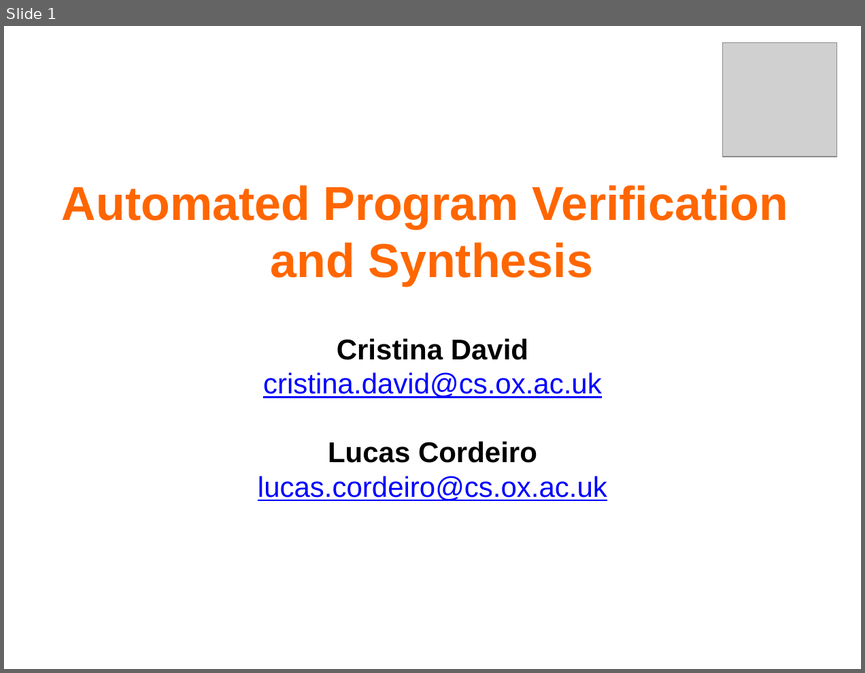
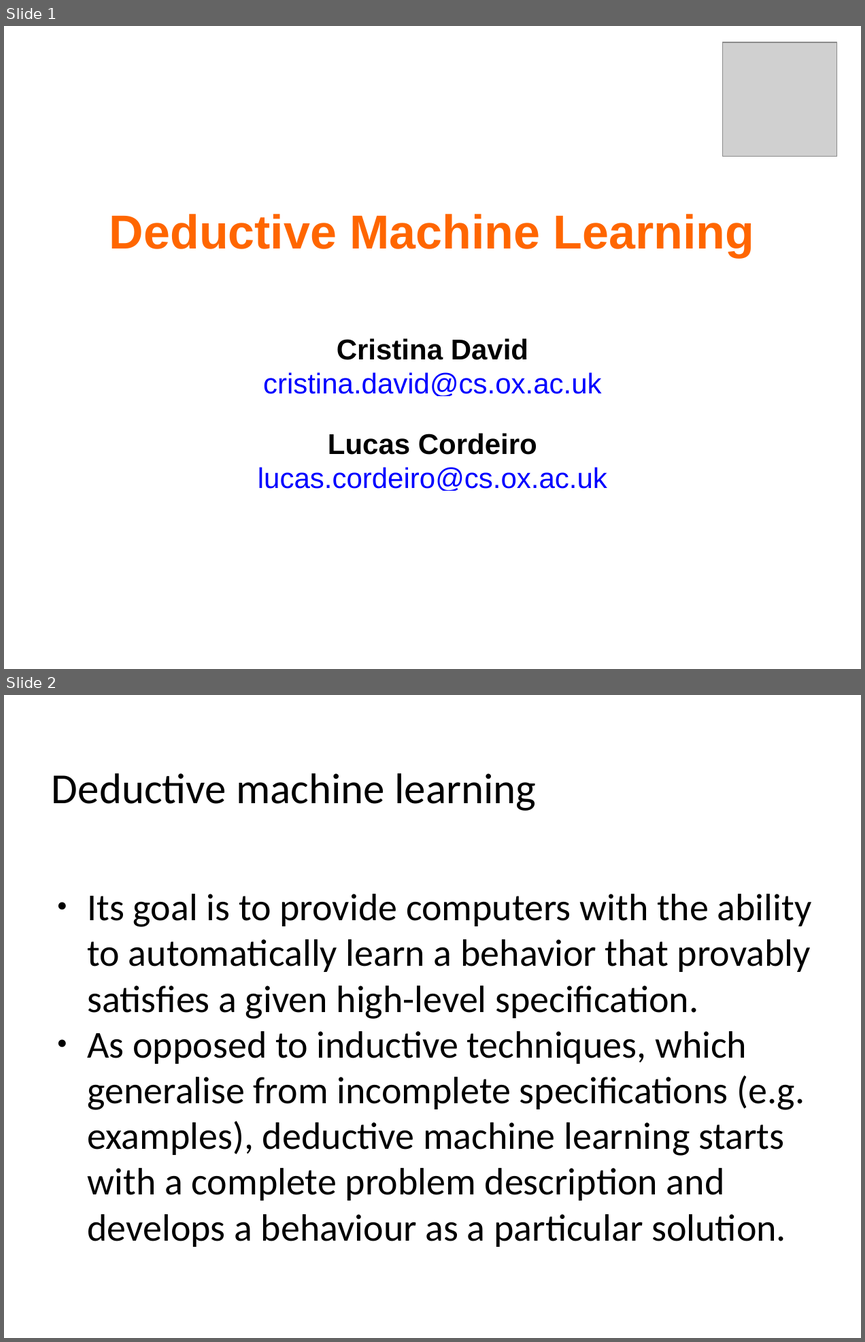
Before and after one commit to polgreen/control2, a slide deck: slides/project_taster_session.pptx. Shown one above the other, each under a label of ours: slide 1 before the commit, slides 1 and 2 after it. The pictures are 865x673 and 865x1342 pixels, drawn with LibreOffice and Linux fonts; fonts in the diff are those of the drawing; grey boxes stand for pictures. Boxes give left, top, right and bottom in pixels: in the first picture for what was removed or moved away, otherwise in the second. Text is boxed around its words. In the diff, an @@ line names an element or a change of style, - is before the commit and + after.

```diff
--- a/slides/project_taster_session.pptx
+++ b/slides/project_taster_session.pptx
@@ slide 2 added at (4, 695, 861, 1338), background #FFFFFF @@
@@ text added at (52, 773, 536, 811), 36 pt, text #000000 @@
+Deductive machine learning
@@ text added at (88, 894, 812, 1246), 32 pt, text #000000 @@
+● Its goal is to provide computers with the ability to automatically learn a behavior that provably satisfies a given high-level specification.
+● As opposed to inductive techniques, which generalise from incomplete specifications (e.g. examples), deductive machine learning starts with a complete problem description and develops a behaviour as a particular solution.
@@ slide 1 changed as well @@
@@ text at (109, 214, 754, 258): text changed @@
-Automated Program Verification
-and Synthesis
+Deductive Machine Learning
@@ text "Cristina David" rewrapped from (258, 338, 607, 501) to (258, 338, 607, 490) @@
```
Also in this commit, not shown: 2 other slides changed, 1 other slide added.
